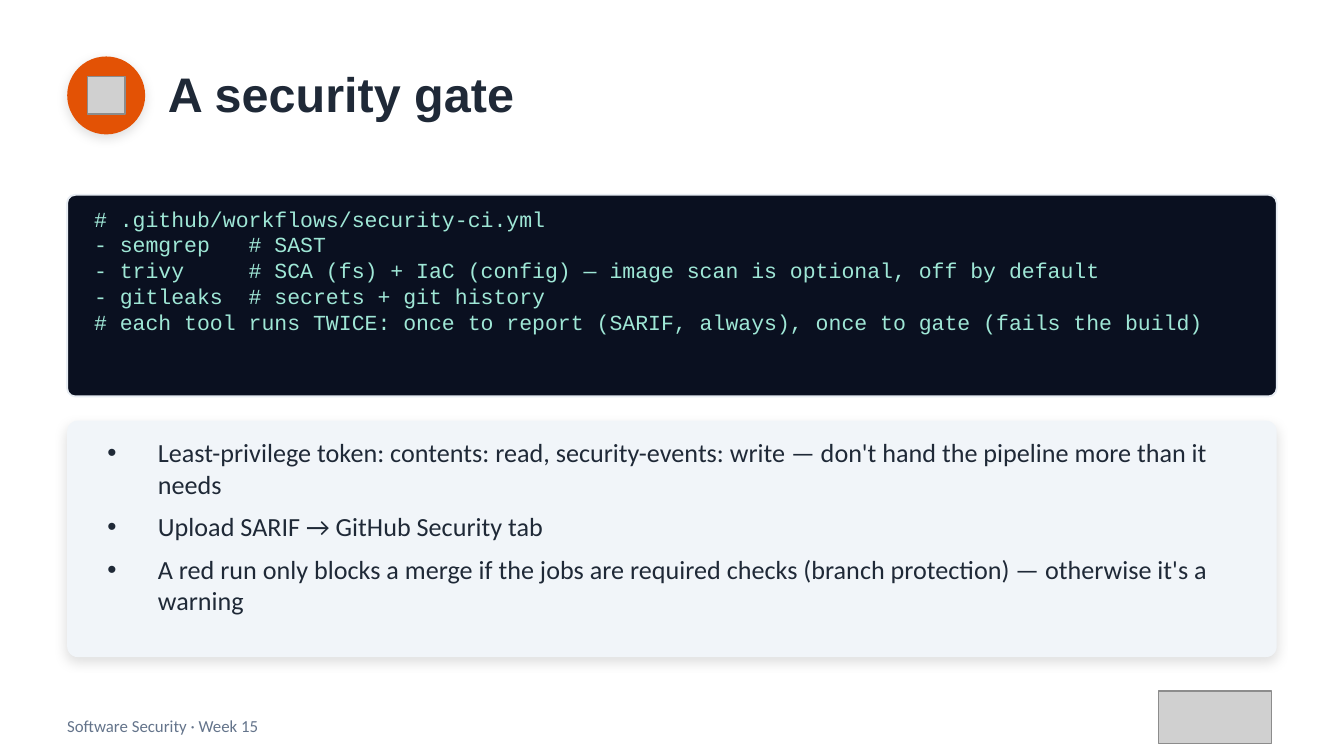
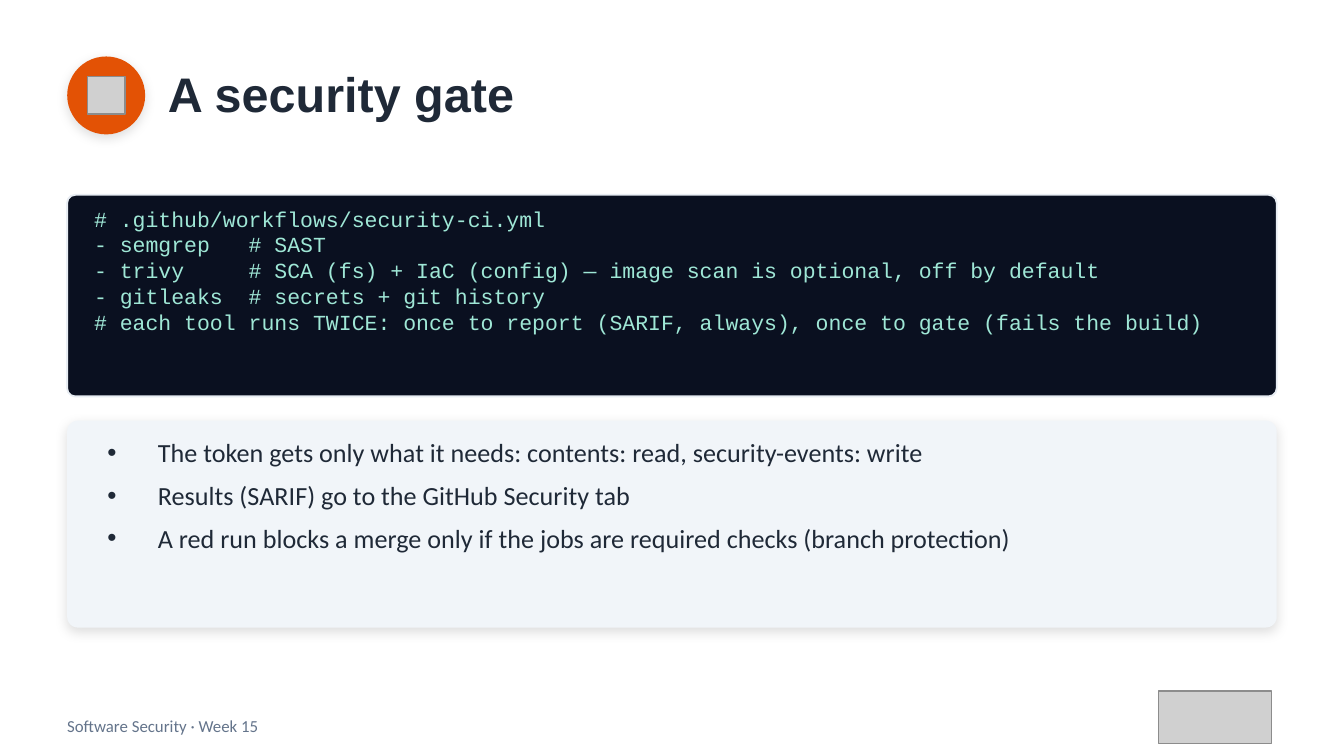
Before and after one commit to 6631503001/software-security, a slide deck: slide 6 of slides/pptx/week15.pptx. Drawn at 1344x756 pixels with LibreOffice and Linux fonts; fonts in the diff are those of the drawing; grey boxes stand for pictures. Boxes give left, top, right and bottom in pixels: in the first picture for what was removed or moved away, otherwise in the second. Text is boxed around its words. In the diff, an @@ line names an element or a change of style, - is before the commit and + after.

```diff
--- a/slides/pptx/week15.pptx
+++ b/slides/pptx/week15.pptx
@@ rounded rectangle: place and size @@
-rounded rectangle at [67, 421, 1277, 657]
+rounded rectangle at [67, 421, 1277, 628]
@@ rounded rectangle at [67, 421, 1277, 628]: proportions changed @@
@@ text at [158, 444, 1010, 553]: text changed @@
-• Least-privilege token: contents: read, security-events: write — don't hand the pipeline more than it needs
-• Upload SARIF → GitHub Security tab
-• A red run only blocks a merge if the jobs are required checks (branch protection) — otherwise it's a warning
+• The token gets only what it needs: contents: read, security-events: write
+• Results (SARIF) go to the GitHub Security tab
+• A red run blocks a merge only if the jobs are required checks (branch protection)
```
Also in this commit, not shown: 6 other slides changed, 1 slide removed, 8 other files.
